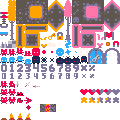
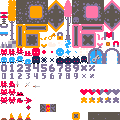
Layered file, before and after one edit (120 x 120). Changes by layer:
painted on "tilemap_packed.png" over box(72, 112, 120, 120)
